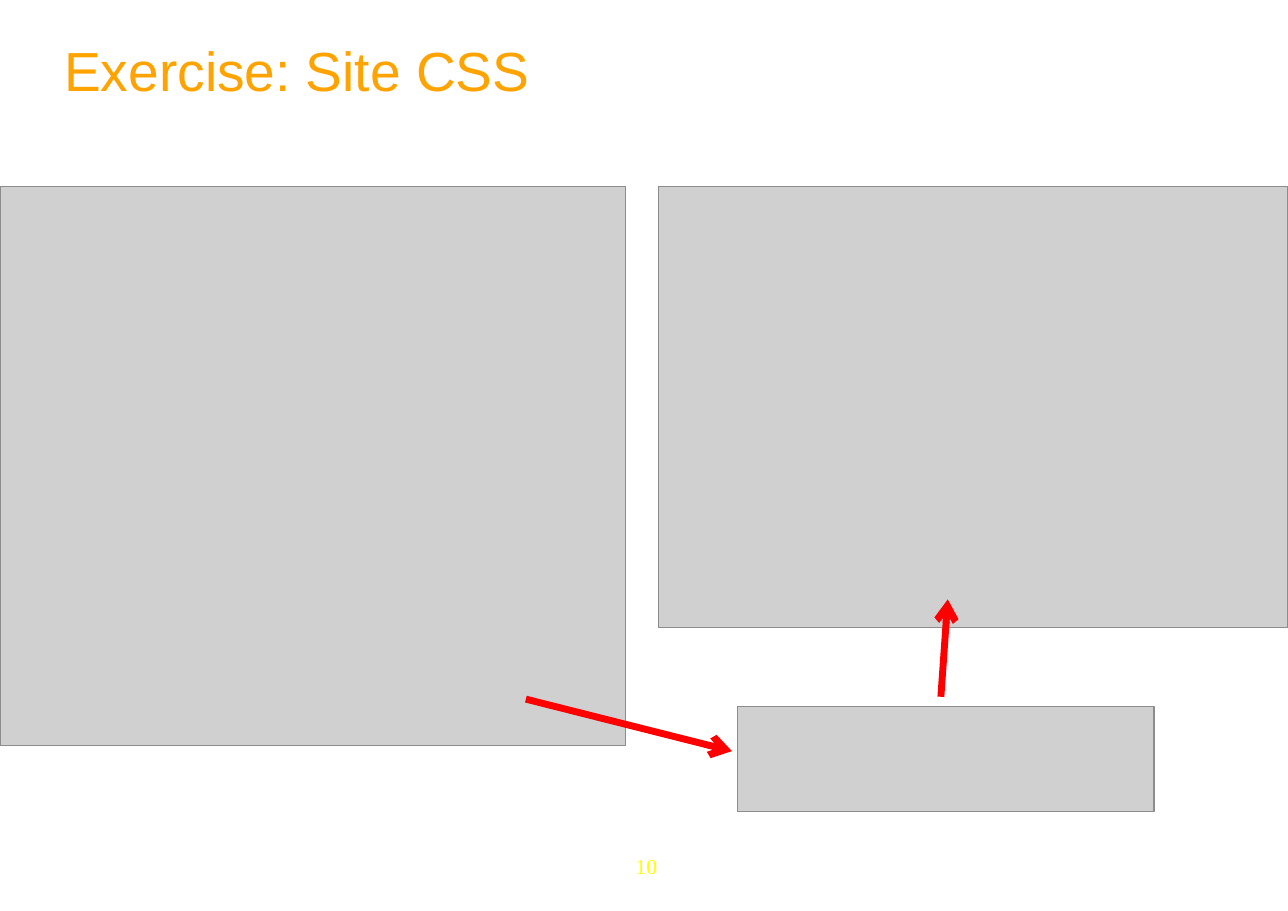
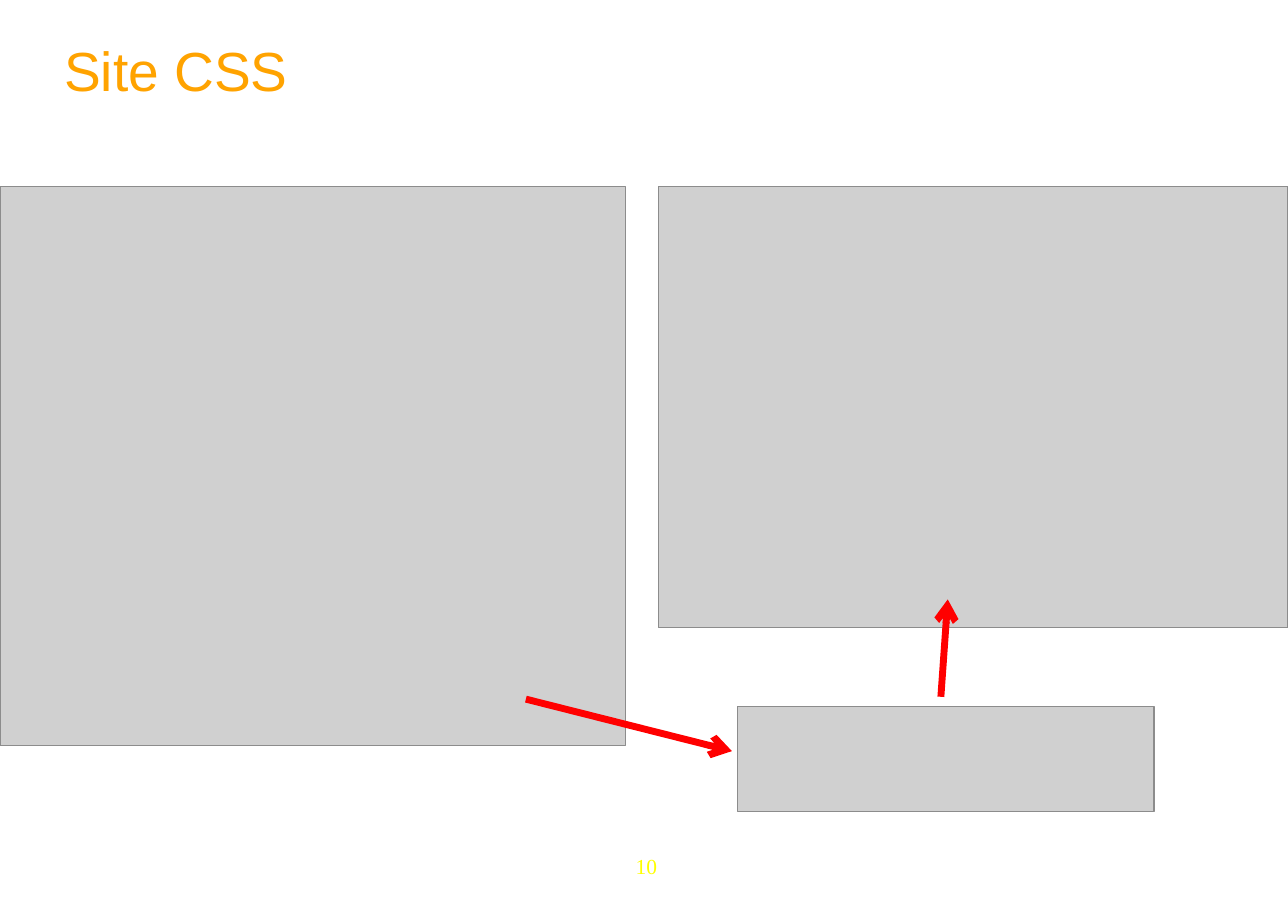
Before and after one commit to anhvurz90/training, a slide deck: slide 10 of slides/exo-fundamentals/en/070-WCM-Lab-XFund-en.ppt. Drawn at 1288x911 pixels with LibreOffice and Linux fonts; fonts in the diff are those of the drawing; grey boxes stand for pictures; background and template pictures are left out. Boxes give left, top, right and bottom in pixels: in the first picture for what was removed or moved away, otherwise in the second. Text is boxed around its words. In the diff, an @@ line names an element or a change of style, - is before the commit and + after.

```diff
--- a/slides/exo-fundamentals/en/070-WCM-Lab-XFund-en.ppt
+++ b/slides/exo-fundamentals/en/070-WCM-Lab-XFund-en.ppt
@@ text at box(64, 51, 287, 92): text changed @@
-Exercise: Site CSS
+Site CSS
```
Also in this commit, not shown: 8 other slides changed, 4 slides added, 1 slide removed, 1 other file.
